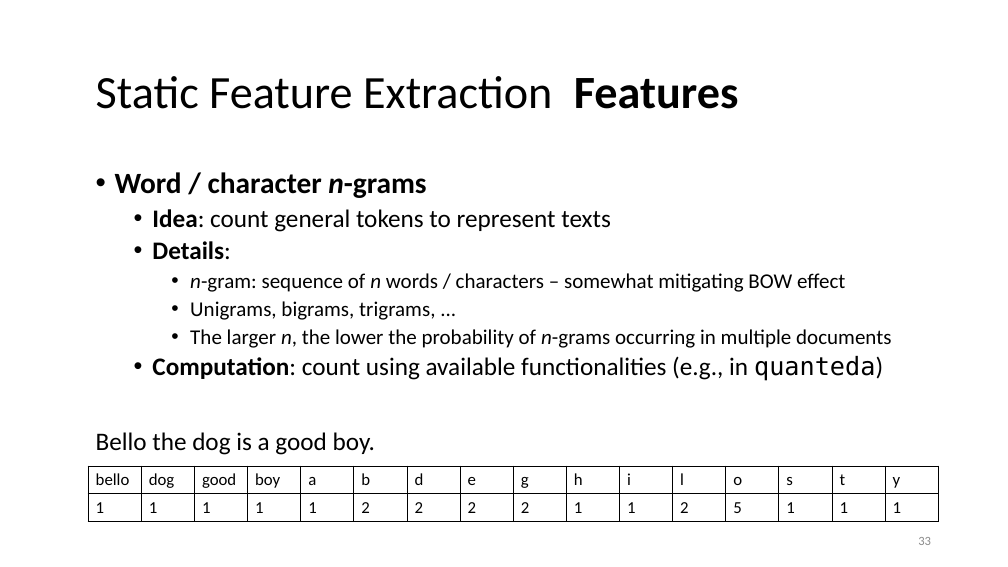
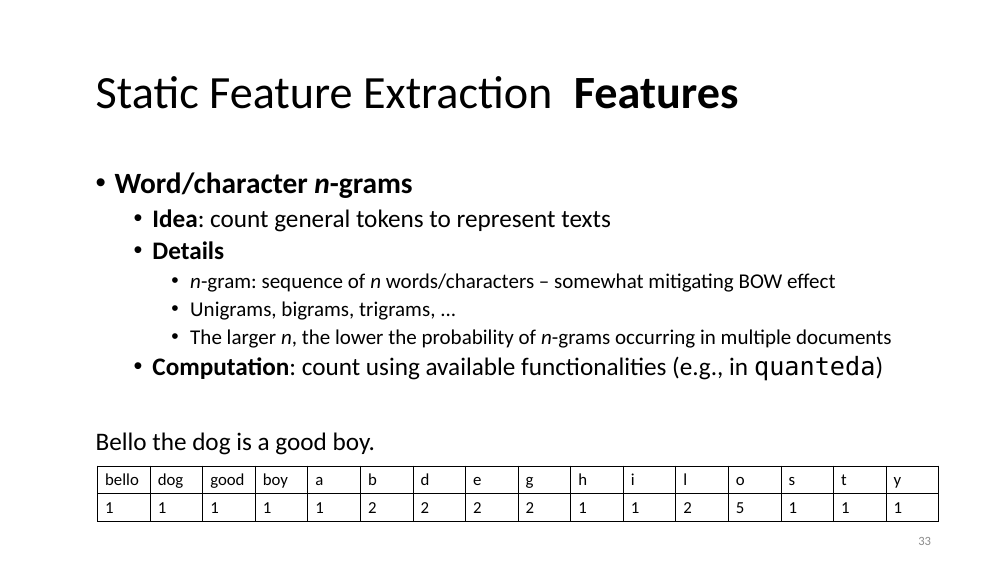
Before and after one commit to lisa-wm/consulting, a slide deck: slide 33 of 5_seminar/Contents_Part_02/slides/slides_II_1.pptx. Drawn at 1008x567 pixels with LibreOffice and Linux fonts; fonts in the diff are those of the drawing. Boxes give left, top, right and bottom in pixels: in the first picture for what was removed or moved away, otherwise in the second. Text is boxed around its words. In the diff, an @@ line names an element or a change of style, - is before the commit and + after.

```diff
--- a/5_seminar/Contents_Part_02/slides/slides_II_1.pptx
+++ b/5_seminar/Contents_Part_02/slides/slides_II_1.pptx
@@ text at [115, 172, 412, 198]: spaces changed @@
-• Word / character n-grams
+• Word/character n-grams
@@ text at [152, 241, 835, 292]: text changed @@
-  • Details:
-    • n-gram: sequence of n words / characters – somewhat mitigating BOW effect
+  • Details
+    • n-gram: sequence of n words/characters – somewhat mitigating BOW effect
@@ table: place and size @@
-table at [88, 466, 935, 521]
+table at [98, 466, 944, 521]
```
Also in this commit, not shown: 13 other slides changed, 1 slide added, 1 slide removed, 4 other files.
